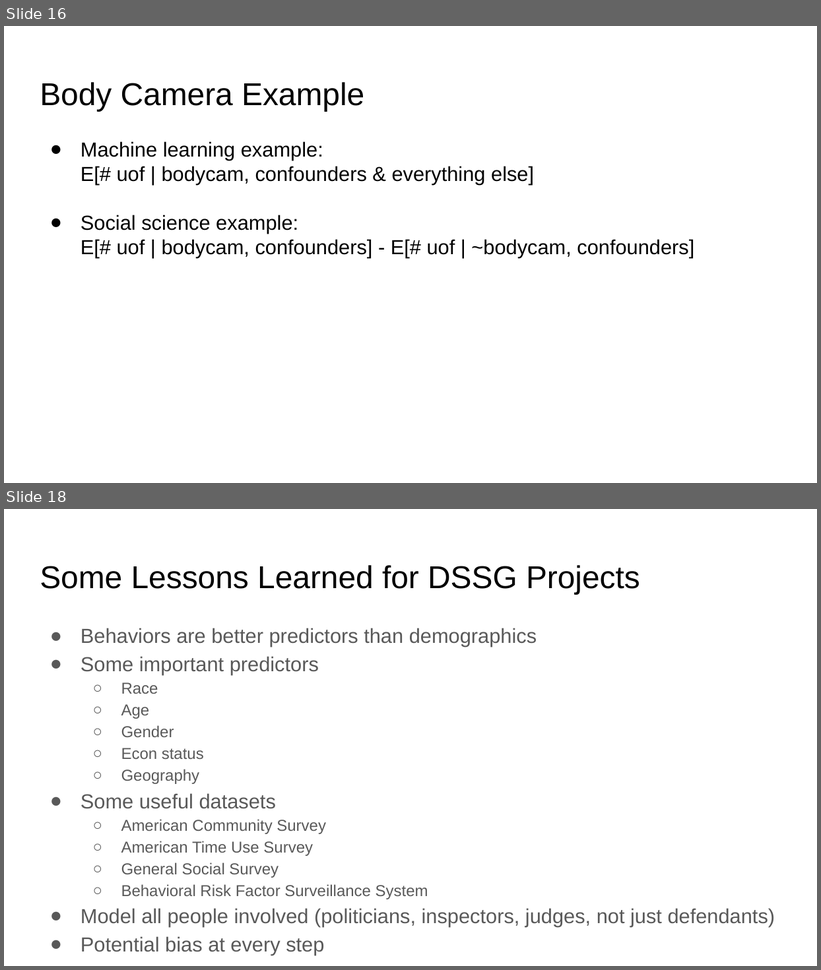
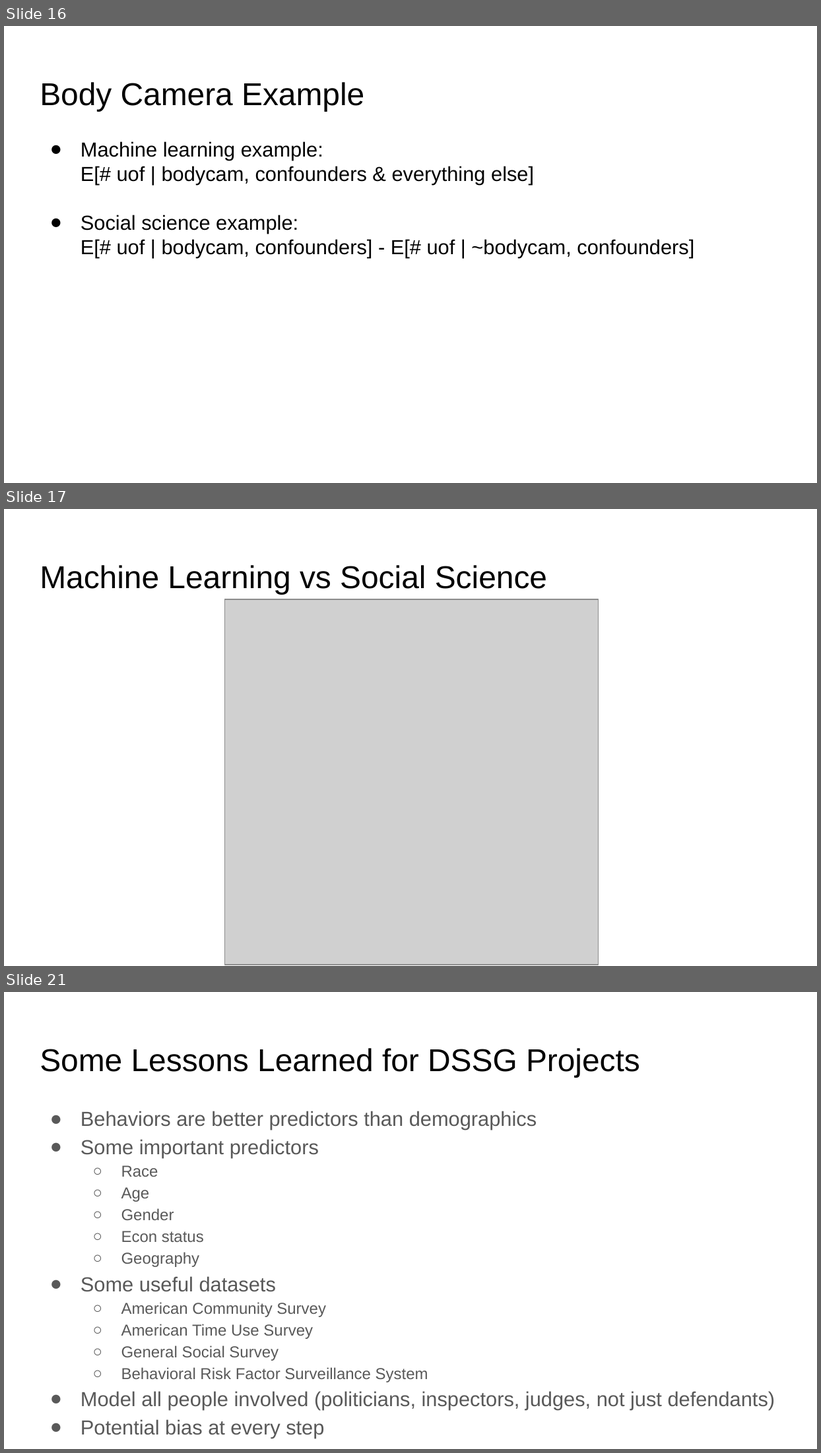
Before and after one commit to dssg/hitchhikers-guide, a slide deck: curriculum/3_modeling_and_machine_learning/quantitative-social-science/We're All Social Scientists Now.pptx. Shown one above the other, each under a label of ours: slides 16 and 18 before the commit, slides 16, 17 and 21 after it; the slides between them are not shown. The pictures are 821x970 and 821x1453 pixels, drawn with LibreOffice and Linux fonts; fonts in the diff are those of the drawing; grey boxes stand for pictures. Boxes give left, top, right and bottom in pixels: in the first picture for what was removed or moved away, otherwise in the second. Text is boxed around its words. In the diff, an @@ line names an element or a change of style, - is before the commit and + after.

```diff
--- a/curriculum/3_modeling_and_machine_learning/quantitative-social-science/We're All Social Scientists Now.pptx
+++ b/curriculum/3_modeling_and_machine_learning/quantitative-social-science/We're All Social Scientists Now.pptx
@@ slide 17 added at bbox=[4, 509, 817, 966], background #FFFFFF @@
@@ title added at bbox=[40, 565, 547, 594], 28 pt, text #000000 @@
+Machine Learning vs Social Science
@@ picture added at bbox=[225, 599, 599, 965] @@
@@ what was slide 18 is now slide 21 @@
```
Also in this commit, not shown: 3 slides changed, 2 other slides added, 1 other file.
